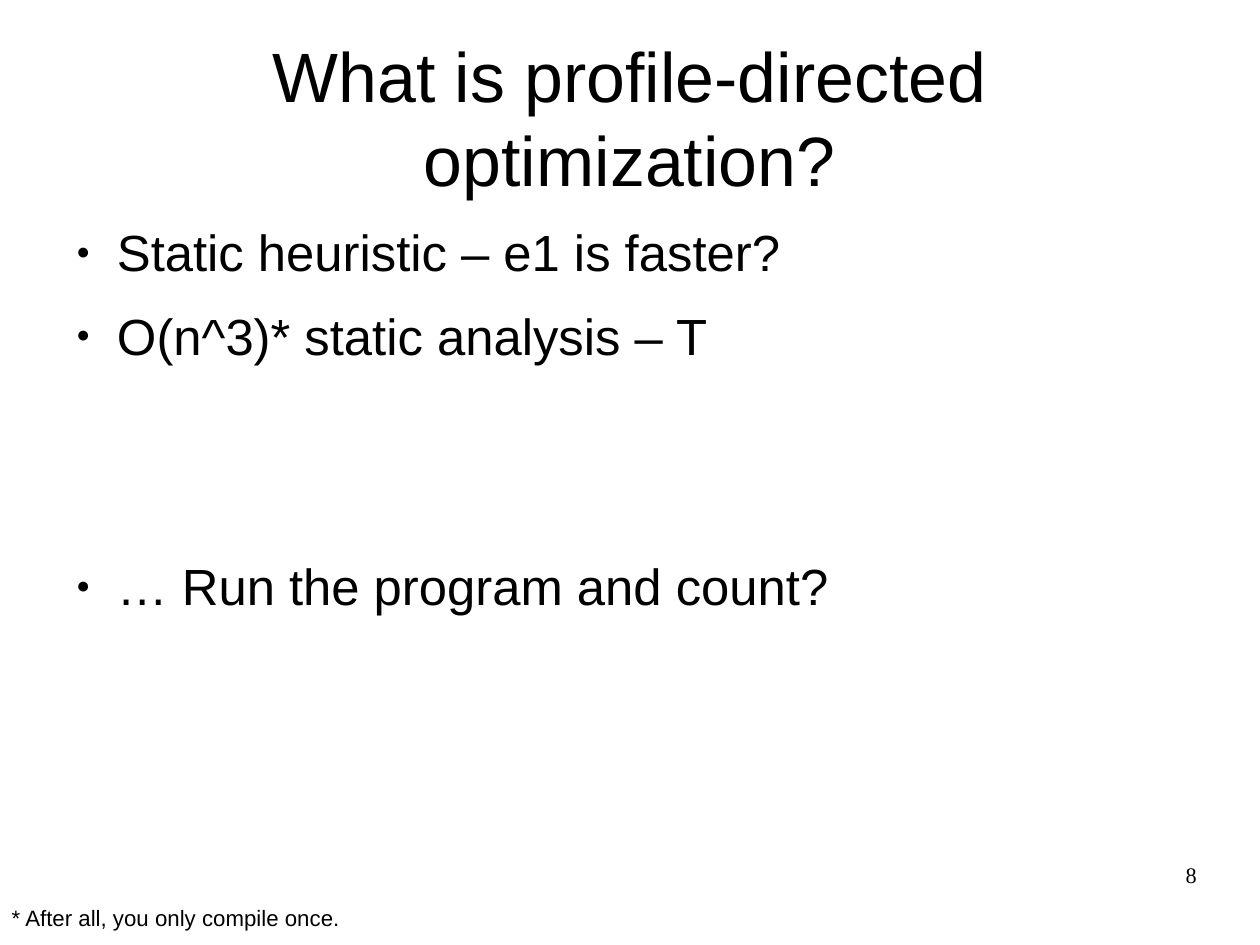
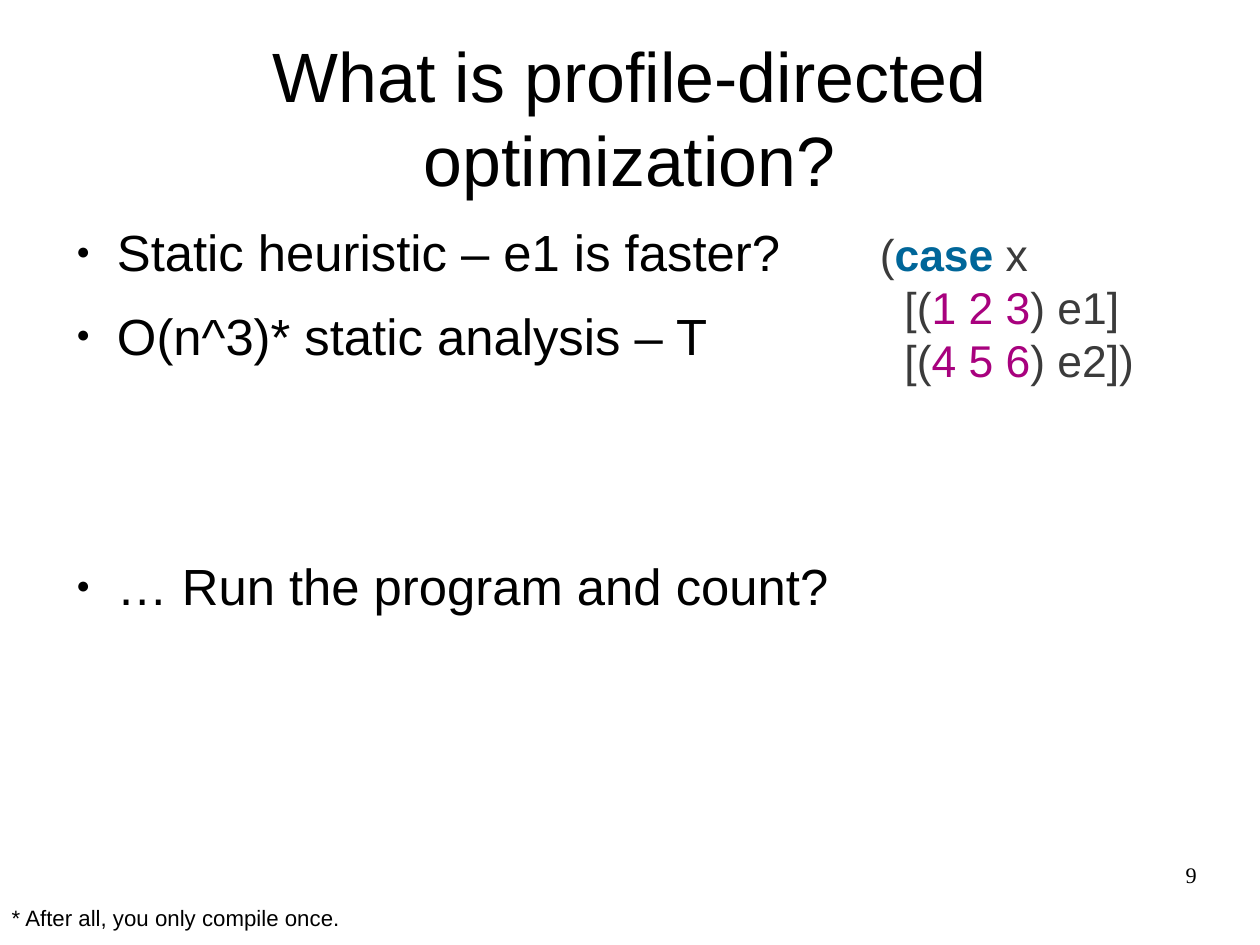
Before and after one commit to wilbowma/pgmp, a slide deck: slide 9 of profile-directed-meta-programming.odp (slide 8 before the commit). Drawn at 1260x945 pixels with LibreOffice and Linux fonts; fonts in the diff are those of the drawing. Boxes give left, top, right and bottom in pixels: in the first picture for what was removed or moved away, otherwise in the second. Text is boxed around its words. In the diff, an @@ line names an element or a change of style, - is before the commit and + after.

```diff
--- a/profile-directed-meta-programming.odp
+++ b/profile-directed-meta-programming.odp
@@ text added at [880, 238, 1134, 387], 28 pt, text #3B3B3B @@
+(case x
+[(1 2 3) e1]
+[(4 5 6) e2])
@@ page number at [1186, 868, 1197, 884]: text changed @@
-8
+9
```
Also in this commit, not shown: 14 other slides changed, 1 slide added.
